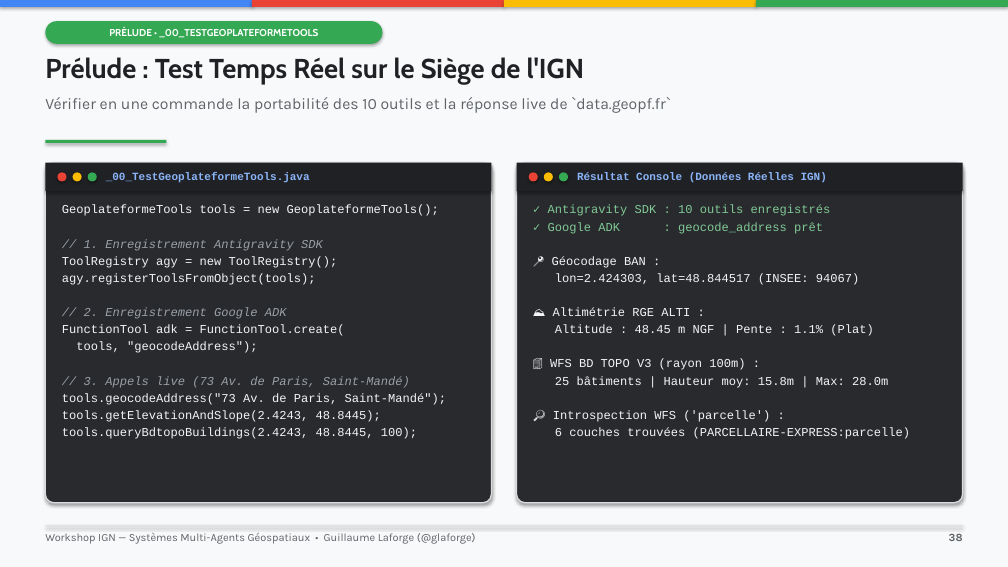
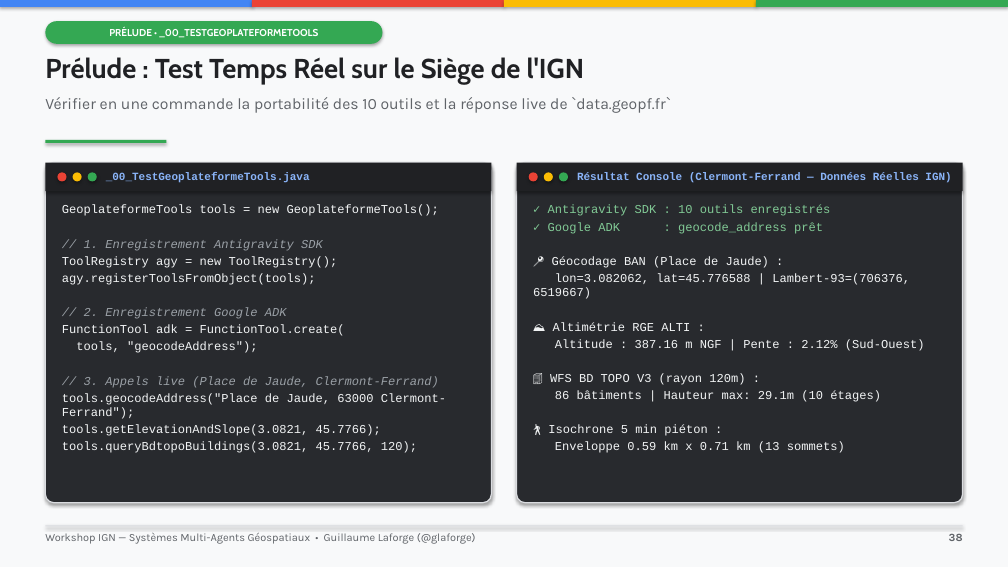
Before and after one commit to glaforge/ign-agentic, a slide deck: slide 38 of docs/presentation-workshop-ign.pptx. Drawn at 1008x567 pixels with LibreOffice and Linux fonts; fonts in the diff are those of the drawing. Boxes give left, top, right and bottom in pixels: in the first picture for what was removed or moved away, otherwise in the second. Text is boxed around its words. In the diff, an @@ line names an element or a change of style, - is before the commit and + after.

Commit message:
Update README, 3D cockpit live sync, Clermont-Ferrand & Fontainebleau scenarios, and PowerPoint decks

```diff
--- a/docs/presentation-workshop-ign.pptx
+++ b/docs/presentation-workshop-ign.pptx
@@ text at (x1=577, y1=172, x2=951, y2=183): text changed @@
-Résultat Console (Données Réelles IGN)
+Résultat Console (Clermont-Ferrand — Données Réelles IGN)
@@ text at (x1=533, y1=256, x2=910, y2=299): text changed @@
-📍 Géocodage BAN :
-lon=2.424303, lat=48.844517 (INSEE: 94067)
+📍 Géocodage BAN (Place de Jaude) :
+lon=3.082062, lat=45.776588 | Lambert-93=(706376, 6519667)
@@ text at (x1=548, y1=339, x2=925, y2=453): text changed @@
-Altitude : 48.45 m NGF | Pente : 1.1% (Plat)
-🏢 WFS BD TOPO V3 (rayon 100m) :
-25 bâtiments | Hauteur moy: 15.8m | Max: 28.0m
-🔎 Introspection WFS ('parcelle') :
-6 couches trouvées (PARCELLAIRE-EXPRESS:parcelle)
+Altitude : 387.16 m NGF | Pente : 2.12% (Sud-Ouest)
+🏢 WFS BD TOPO V3 (rayon 120m) :
+86 bâtiments | Hauteur max: 29.1m (10 étages)
+🚶 Isochrone 5 min piéton :
+Enveloppe 0.59 km x 0.71 km (13 sommets)
@@ text at (x1=62, y1=376, x2=446, y2=453): text changed @@
-// 3. Appels live (73 Av. de Paris, Saint-Mandé)
-tools.geocodeAddress("73 Av. de Paris, Saint-Mandé");
-tools.getElevationAndSlope(2.4243, 48.8445);
-tools.queryBdtopoBuildings(2.4243, 48.8445, 100);
+// 3. Appels live (Place de Jaude, Clermont-Ferrand)
+tools.geocodeAddress("Place de Jaude, 63000 Clermont-Ferrand");
+tools.getElevationAndSlope(3.0821, 45.7766);
+tools.queryBdtopoBuildings(3.0821, 45.7766, 120);
```
Also in this commit, not shown: 4 other slides changed, 9 other files.
